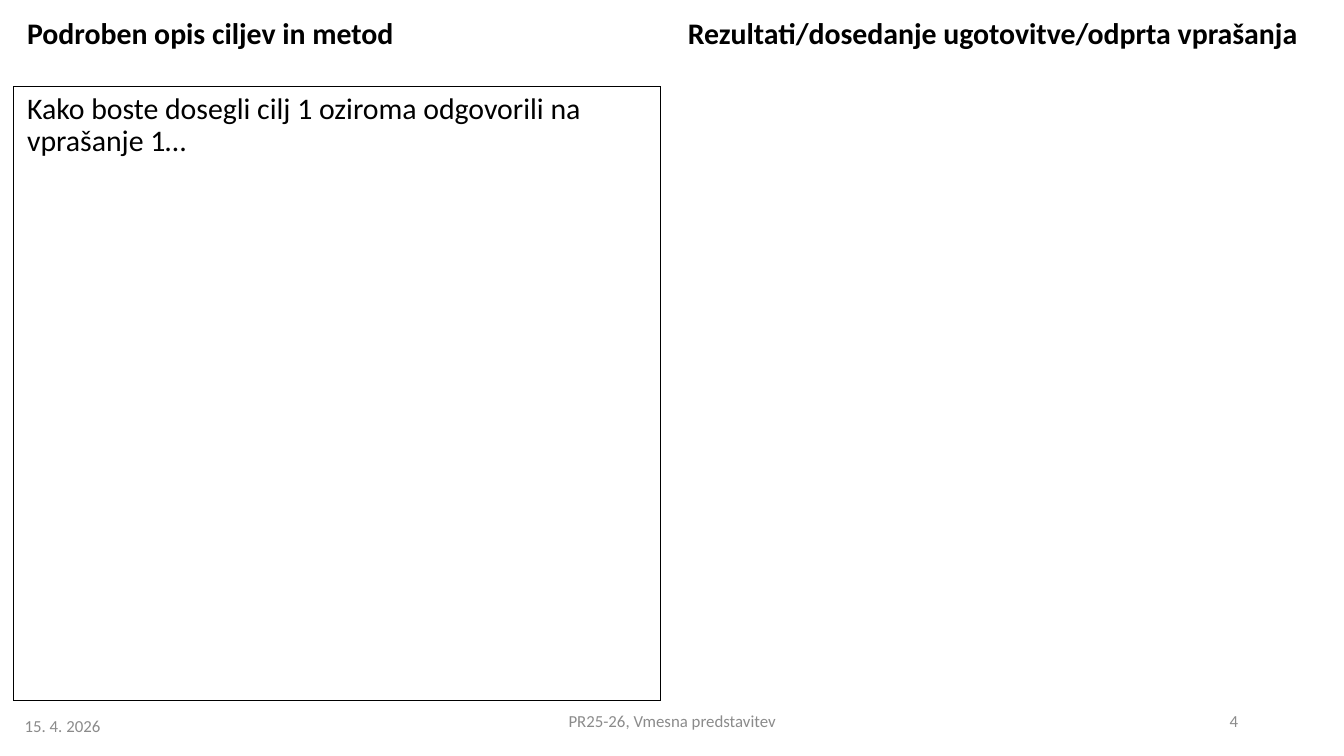
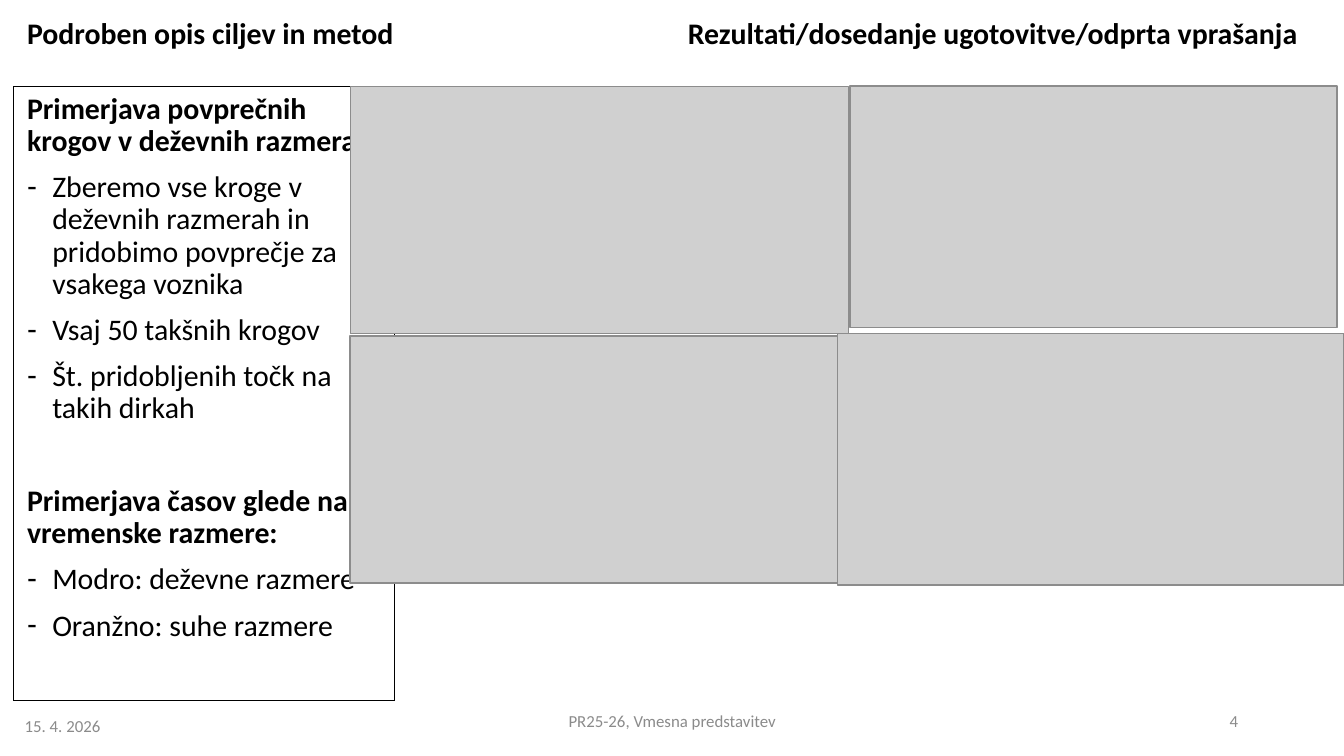
Before and after one commit to matic-zakelj/PR2610, a slide deck: slide 4 of PR2025-26_VMESNA_10.pptx. Drawn at 1344x756 pixels with LibreOffice and Linux fonts; fonts in the diff are those of the drawing; grey boxes stand for pictures. Boxes give left, top, right and bottom in pixels: in the first picture for what was removed or moved away, otherwise in the second. Text is boxed around its words. In the diff, an @@ line names an element or a change of style, - is before the commit and + after.

Commit message:
dodano vreme

```diff
--- a/PR2025-26_VMESNA_10.pptx
+++ b/PR2025-26_VMESNA_10.pptx
@@ text "Primerjava povprečnih krogov v deževnih ...": place and size @@
-text "Primerjava povprečnih krogov v deževnih ..." at bbox=[13, 86, 661, 700]
+text "Primerjava povprečnih krogov v deževnih ..." at bbox=[13, 86, 395, 700]
@@ picture added at bbox=[351, 86, 849, 333] @@
@@ picture added at bbox=[849, 86, 1336, 328] @@
@@ text at bbox=[27, 98, 380, 637]: text changed @@
-Kako boste dosegli cilj 1 oziroma odgovorili na vprašanje 1…
+Primerjava povprečnih krogov v deževnih razmerah:
+– Zberemo vse kroge v deževnih razmerah in pridobimo povprečje za vsakega voznika
+– Vsaj 50 takšnih krogov
+– Št. pridobljenih točk na takih dirkah
+Primerjava časov glede na vremenske razmere:
+– Modro: deževne razmere
+– Oranžno: suhe razmere
@@ picture added at bbox=[349, 336, 848, 583] @@
@@ picture added at bbox=[837, 333, 1344, 585] @@
```
